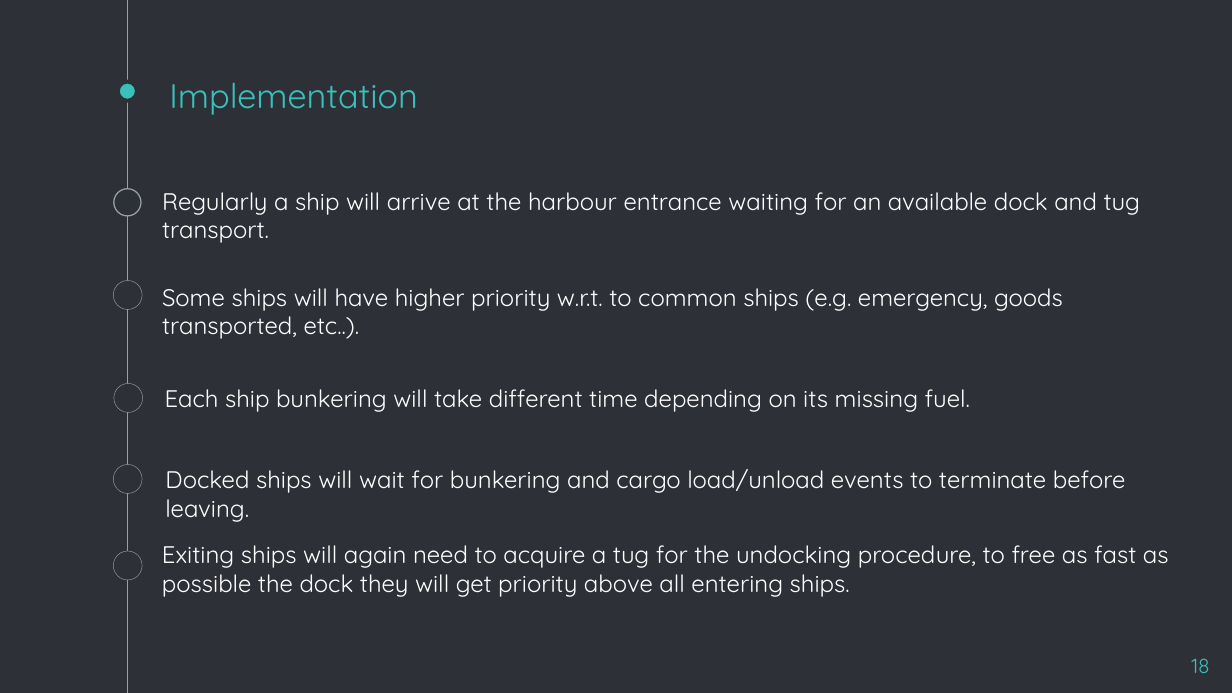
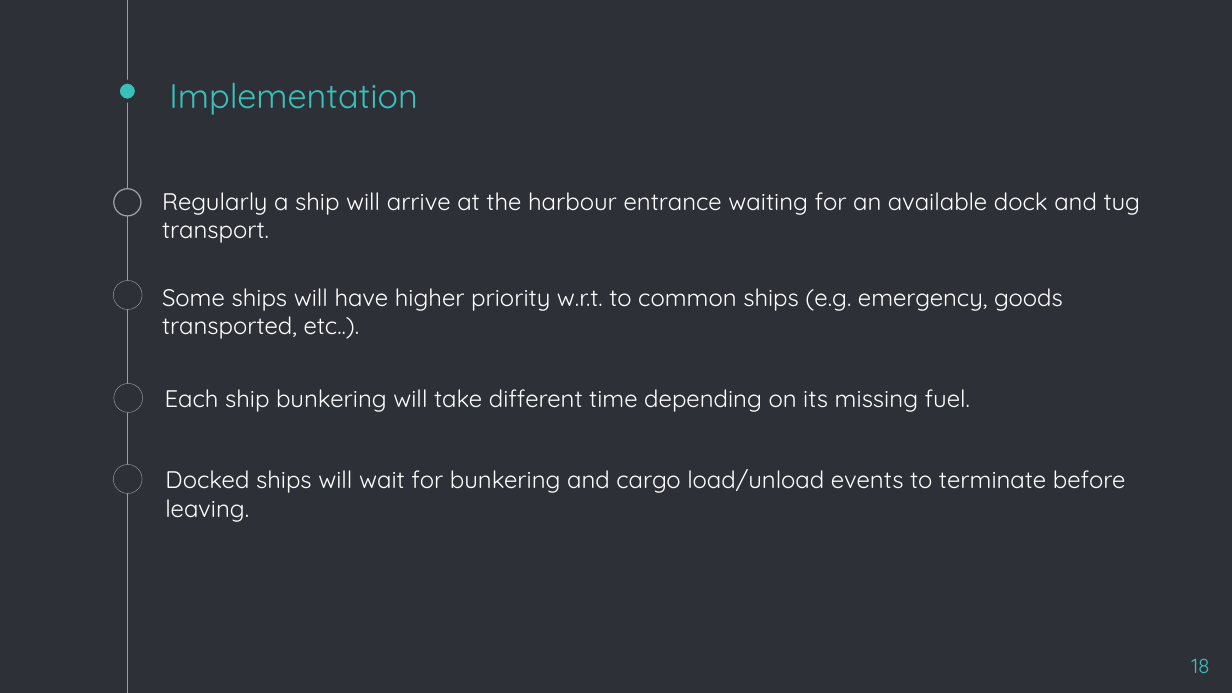
Before and after one commit to NennoMP/des-harbour-simulation, a slide deck: slide 18 of presentation.pptx. Drawn at 1232x693 pixels with LibreOffice and Linux fonts; fonts in the diff are those of the drawing. Boxes give left, top, right and bottom in pixels: in the first picture for what was removed or moved away, otherwise in the second. Text is boxed around its words. In the diff, an @@ line names an element or a change of style, - is before the commit and + after.

```diff
--- a/presentation.pptx
+++ b/presentation.pptx
@@ ellipse removed at (113,551,142,580) @@
@@ text removed at (162,545,1169,597) @@
-Exiting ships will again need to acquire a tug for the undocking procedure, to free as fast as possible the dock they will get priority above all entering ships.
```
Also in this commit, not shown: 6 other slides changed, 1 slide removed.
